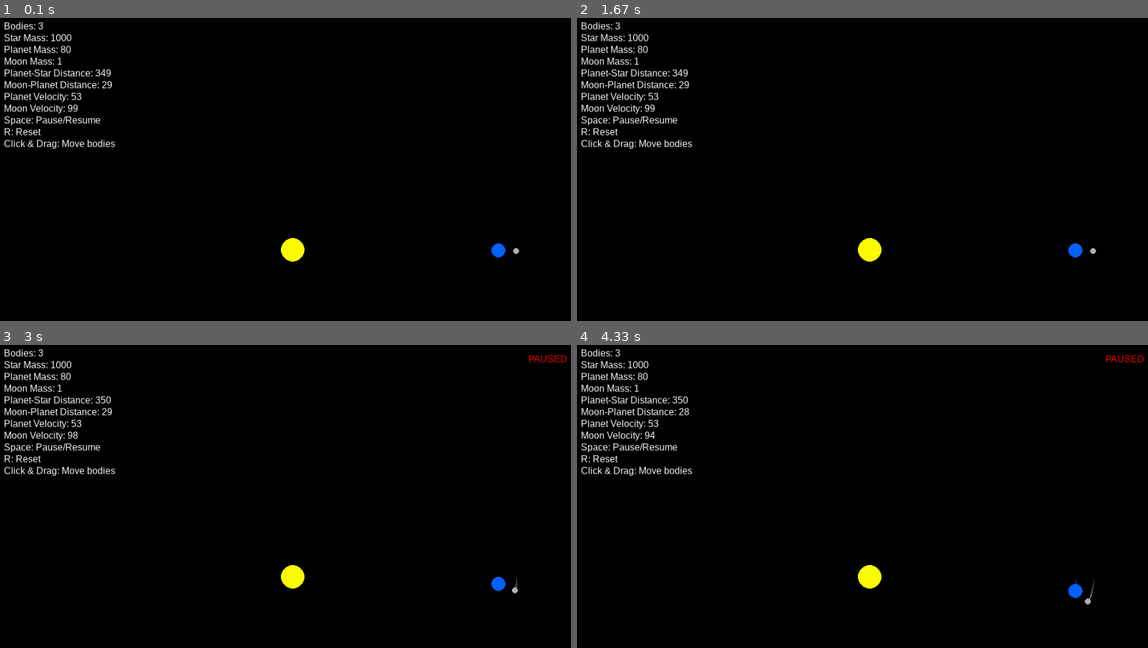
Above: before the commit, frames 1-4 (two rows, left to right).
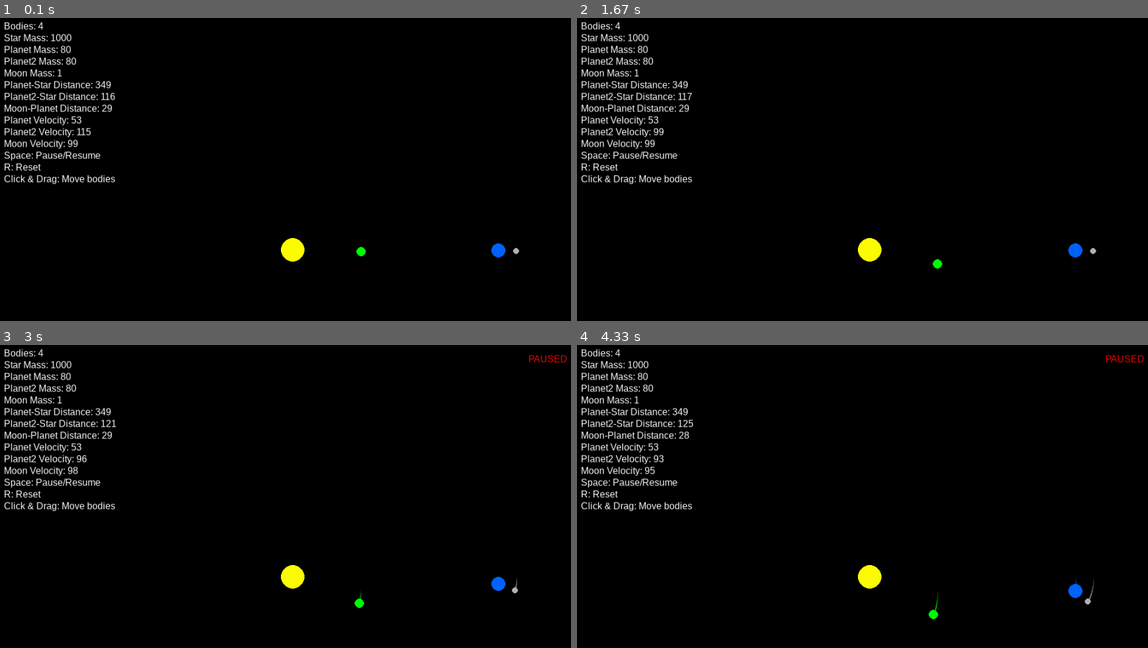
Above: after the commit, the same moments.

Repository: spacemane64/gravity_sim
Game: pygame game, started from gravity_sim.py
The game is run twice, just before and just after one commit, with the same random seed, the same clock (stepped at 60 frames per second) and the same inputs.
Inputs (mouse positions are in pixels of both pictures, inside the frame that each line leads up to):
- Up to frame 1 (0.1 s): no input
- Up to frame 2 (1.67 s): tap Space at 0.33, 0.73, 1.03, 1.57 s; move the mouse to (outside the picture) at 0.7 s; tap R at 1.17 s; move the mouse to (953, 145) at 1.53 s
- Up to frame 3 (3 s): move the mouse to (outside the picture) at 1.87 s; tap Space at 1.9, 2.2, 2.4, 2.7, 2.97 s; move the mouse to (336, 602) at 2.37 s; move the mouse to (outside the picture) at 2.93 s
- Up to frame 4 (4.33 s): move the mouse to (outside the picture) at 3.27 s; tap Space at 3.3, 3.6, 3.73, 4.13 s; move the mouse to (765, 557) at 3.7 s; move the mouse to (782, 408) at 4.1 s

The runs differ from the first frame. In frame 1, 2.7% of the frame differs, in the area x 0-65%, y 1-79%; in frame 2, 2.7%; in frame 3, 2.7%; in frame 4, 2.7%, in the area x 0-64%, y 1-91%.

Commit message:
I added a second planet

Diff:
--- a/gravity_sim.py
+++ b/gravity_sim.py
@@ -17,7 +17,7 @@
 BLUE = (0, 100, 255)
 GRAY = (180, 180, 180)
 RED = (255, 0, 0)
-
+GREEN = (0, 255, 0)
 # Physical constants (scaled for visualization)
 G = 1000  # Gravitational constant (scaled up for better visualization)
 
@@ -91,6 +91,7 @@
 def reset_simulation():
     # Planet-star distance - increased to reduce star's influence on moon
     planet_star_distance = 350  # was 200
+    planet2_star_distance = 100  # was 200
 
     # Moon-planet distance - made smaller to strengthen planet's gravity on moon
     moon_planet_distance = 30   # was 40
@@ -107,6 +108,11 @@
     planet_velocity_magnitude = math.sqrt(G * star.mass / planet_star_distance)
     planet.velocity = np.array([0, planet_velocity_magnitude], dtype=float)
     planet.trail = []
+
+        # Calculate planet's velocity for stable orbit given the new distance
+    planet2_velocity_magnitude = math.sqrt(G * star.mass / planet2_star_distance)
+    planet2.velocity = np.array([0, planet2_velocity_magnitude], dtype=float)
+    planet2.trail = []
 
     # Reset moon - positioned closer to planet
     # Position the moon relative to the planet
@@ -133,7 +139,7 @@
 
 # Planet-star distance - increased to reduce star's influence on moon
 planet_star_distance = 350  # was 200
-
+planet2_star_distance = 75  # was 200
 # Moon-planet distance - made smaller to strengthen planet's gravity on moon
 moon_planet_distance = 30   # was 40
 
@@ -147,6 +153,15 @@
     radius=12
 )
 
+planet2 = Body(
+    mass=80,  # Increased mass to have stronger influence on moon
+    position=[width/2 + planet_star_distance/3, height/2],
+    # Initial velocity for a stable orbit
+    velocity=[0, math.sqrt(G * star.mass / planet2_star_distance)],
+    color=GREEN,
+    radius=8
+)
+
 # Small orbiting body (like a moon)
 moon = Body(
     mass=1,
@@ -157,7 +172,7 @@
     radius=5
 )
 
-bodies = [star, planet, moon]
+bodies = [star, planet, planet2, moon]
 
 # Set initial moon velocity
 # Calculate orbital velocity for the moon around the planet
@@ -249,10 +264,13 @@
         f"Bodies: {len(bodies)}",
         f"Star Mass: {star.mass}",
         f"Planet Mass: {planet.mass}",
+        f"Planet2 Mass: {planet2.mass}",
         f"Moon Mass: {moon.mass}",
         f"Planet-Star Distance: {int(np.linalg.norm(planet.position - star.position))}",
+        f"Planet2-Star Distance: {int(np.linalg.norm(planet2.position - star.position))}",
         f"Moon-Planet Distance: {int(np.linalg.norm(moon.position - planet.position))}",
         f"Planet Velocity: {int(np.linalg.norm(planet.velocity))}",
+        f"Planet2 Velocity: {int(np.linalg.norm(planet2.velocity))}",
         f"Moon Velocity: {int(np.linalg.norm(moon.velocity))}",
         "Space: Pause/Resume",
         "R: Reset",
